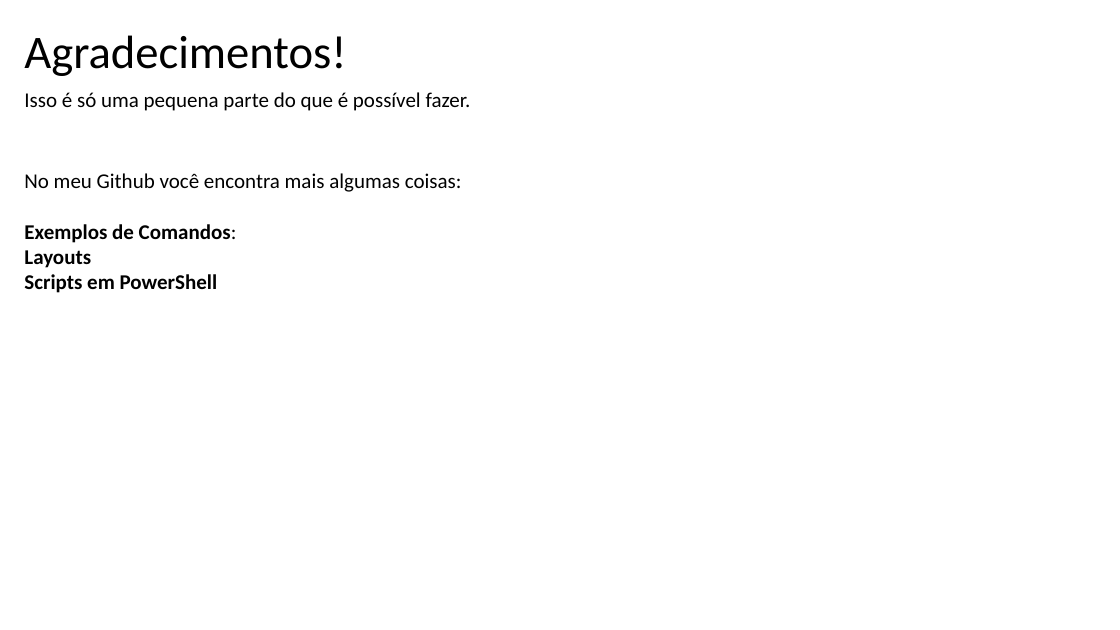
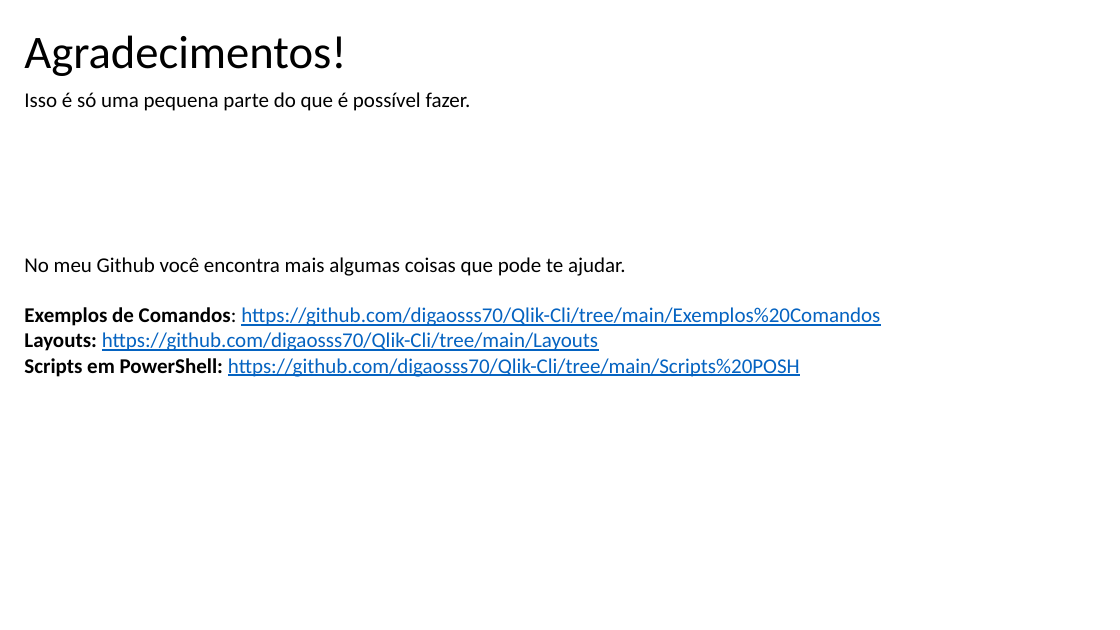
Before and after one commit to digaosss70/Qlik-Cli, a slide deck: slide 13 of Manual/CURSO QLIK-CLI.pptx. Drawn at 1120x630 pixels with LibreOffice and Linux fonts; fonts in the diff are those of the drawing. Boxes give left, top, right and bottom in pixels: in the first picture for what was removed or moved away, otherwise in the second. Text is boxed around its words. In the diff, an @@ line names an element or a change of style, - is before the commit and + after.

Commit message:
ppt
ppt

```diff
--- a/Manual/CURSO QLIK-CLI.pptx
+++ b/Manual/CURSO QLIK-CLI.pptx
@@ text at box(24, 257, 880, 377): text changed; text colour #000000 to #0563C1; bold off @@
-No meu Github você encontra mais algumas coisas:
-Exemplos de Comandos:
-Layouts
-Scripts em PowerShell
+No meu Github você encontra mais algumas coisas que pode te ajudar.
+Exemplos de Comandos: https://github.com/digaosss70/Qlik-Cli/tree/main/Exemplos%20Comandos
+Layouts: https://github.com/digaosss70/Qlik-Cli/tree/main/Layouts
+Scripts em PowerShell: https://github.com/digaosss70/Qlik-Cli/tree/main/Scripts%20POSH
```
